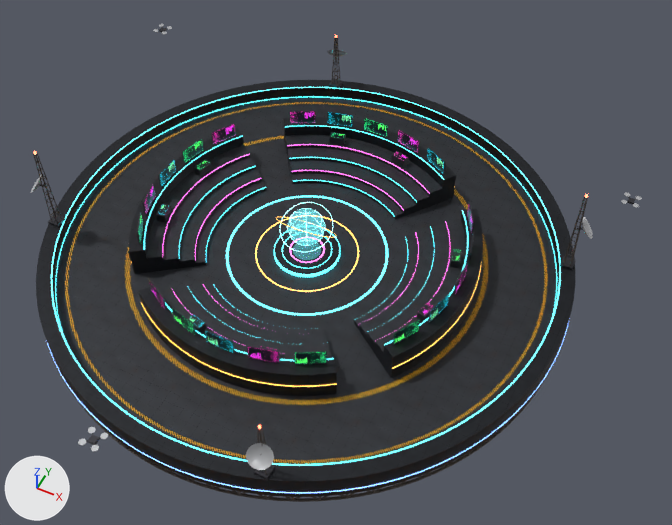
The glTF model assets/arena/sky_arena.glb as it was, and as the next commit left it.
Rendered twice from a camera (50 mm lens) standing at (30.5, -54.6, 68.4) and looking at (3.7, -1.0, 1.3). Arrows for +X, +Y and +Z are at lower left; the lights stay in place. The older version comes first. Where no turn or scale is listed for an object, it has been applied to the vertices. Vertices at exactly the same position are counted once.

In view in the first picture: 'Antenna_3', 'Dais-col', 'Deck-col', 'HoloSphere', 'InnerRing-col', 'Neon', 'Rim-col', 'ScreenFrames', 'Screens', 'Truss' and 10 more.
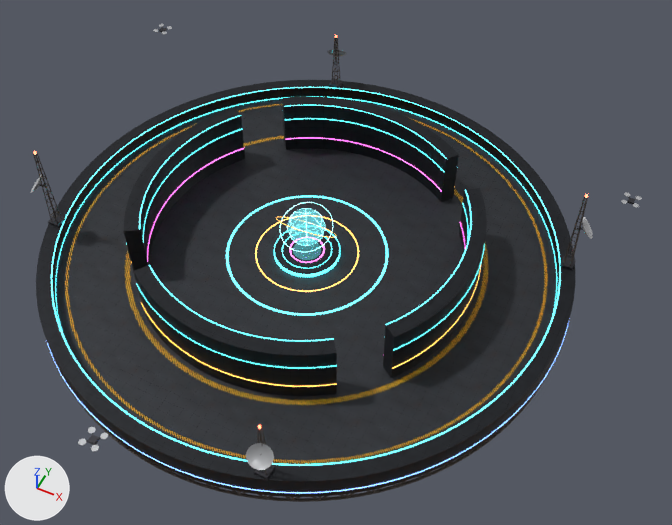
The change, as a list of edits to the scene's bpy script:
```text
Change me_innerring_col:
    remove me_innerring_col.from_pydata(...)  # 1280 vertices, 1752 faces; spans x -17.0..17.0, y -17.0..17.0, z 0.0..3.2
    add me_innerring_col.from_pydata(...)  # 320 vertices, 472 faces; spans x -17.0..17.0, y -17.0..17.0, z 0.0..6.0
    me_innerring_col part 1: 160 vertices moved from x -17.0..17.0, y -17.0..17.0, z 3.2 to x -17.0..17.0, y -17.0..17.0, z 6.0; 960 vertices removed from x -15.5..15.5, y -15.5..15.5, z 0.0..2.0
    me_innerring_col part 2: 304 kept faces spanning x -17.0..17.0, y -17.0..17.0, z 0.0..6.0 get new texture (UV) coordinates
    remove me_innerring_col.materials.append(mat_m_floor)  # picture img_t_floor
Change me_neon:
    remove me_neon.from_pydata(...)  # 3631 vertices, 4248 faces; spans x -26.1..26.1, y -26.1..26.1, z -0.5..3.2
    add me_neon.from_pydata(...)  # 3383 vertices, 3928 faces; spans x -26.1..26.1, y -26.1..26.1, z -0.5..6.0
    me_neon part 3: the loose piece of 62 vertices spanning x -8.3..8.3, y 11.2..14.0, z 1.9 is scaled about its middle by (1.11, 1.11, 1), then moved by (0.0, 1.3, 2.3), in mat_m_neon_cyan (cyan #59f3ff, glowing cyan #59f3ff)
    me_neon part 4: the loose piece of 40 vertices spanning x -9.3..9.3, y 12.5..15.6, z 3.2 is moved by (0.0, 0.0, 2.8)
    me_neon part 5: the loose piece of 62 vertices spanning x -14.0..-11.2, y -8.3..8.3, z 1.9 is scaled about its middle by (1.22, 1.22, 0.789), then moved by (-2.8, 0.0, 2.3), in mat_m_neon_cyan (cyan #59f3ff, glowing cyan #59f3ff)
    me_neon part 6: the loose piece of 62 vertices spanning x -12.5..-10.0, y -7.4..7.4, z 1.4 is scaled about its middle by (1.24, 1.24, 1), then moved by (-2.7, 0.0, 2.8)
    me_neon part 7: the loose piece of 40 vertices spanning x -15.6..-12.5, y -9.3..9.3, z 3.2 is moved by (0.0, 0.0, 2.8)
    me_neon part 8: the loose piece of 40 vertices spanning x -9.3..9.3, y -15.6..-12.5, z 3.2 is moved by (0.0, 0.0, 2.8)
    me_neon part 9: the loose piece of 62 vertices spanning x 11.2..14.0, y -8.3..8.3, z 1.9 is scaled about its middle by (1.22, 1.22, 0.859), then moved by (2.8, 0.0, 2.3), in mat_m_neon_cyan (cyan #59f3ff, glowing cyan #59f3ff)
    me_neon part 10: the loose piece of 62 vertices spanning x 10.0..12.5, y -7.4..7.4, z 1.4 is scaled about its middle by (1.24, 1.24, 1), then moved by (2.7, 0.0, 2.8)
    me_neon part 11: the loose piece of 40 vertices spanning x 12.5..15.6, y -9.3..9.3, z 3.2 is moved by (0.0, 0.0, 2.8)
    me_neon part 12: the loose piece of 62 vertices spanning x -7.4..7.4, y 10.0..12.5, z 1.4 is scaled about its middle by (1.24, 1.24, 1.25), then moved by (0.0, 2.7, 0.1), in mat_m_neon_magenta (pink #ff6ce1, glowing pink #ff6ce1)
    me_neon part 13: the loose piece of 62 vertices spanning x -11.0..-8.8, y -6.5..6.5, z 0.9 is scaled about its middle by (1.41, 1.41, 1.25), then moved by (-4.1, 0.0, 0.7)
    me_neon part 14: the loose piece of 62 vertices spanning x 8.8..11.0, y -6.5..6.5, z 0.9 is scaled about its middle by (1.41, 1.41, 1.25), then moved by (4.1, 0.0, 0.7)
    me_neon part 15: a new loose piece of 62 vertices spanning x -10.1..10.1, y -17.1..-13.7, z 4.2..4.3, in mat_m_neon_cyan (cyan #59f3ff, glowing cyan #59f3ff)
    me_neon part 16: 6 loose pieces with 372 vertices, spanning x -10.0..10.0, y -11.0..11.0, z 0.4..0.9, are deleted
    other edits to the shape of me_neon do not show in these pictures
Remove ob_screenframes:
    ob_screenframes = bpy.data.objects.new('ScreenFrames', me_screenframes)
Remove ob_screens:
    ob_screens = bpy.data.objects.new('Screens', me_screens)
```

What differs and where, as boxes (x1, y1, x2, y2) in the pictures (672 x 525 px; the box of a moved part takes in the faces that stretch with it):
'InnerRing-col', reshaped (7% taller)
    before: (129, 117, 483, 396)
    after: (124, 97, 487, 396)
'Screens', deleted
    before: (138, 112, 473, 364)
    faces in mat_m_screen1: (144, 112, 472, 362)
    faces in mat_m_screen2: (138, 119, 473, 364)
    faces in mat_m_screen0: (158, 112, 449, 353)
'ScreenFrames', deleted
    before: (137, 110, 474, 365)
part 1 of me_innerring_col, reshaped
    before: (129, 117, 483, 375)
    after: (124, 97, 487, 368)
part 2 of me_innerring_col, surface changed
    before: (139, 126, 481, 383)
    after: (134, 105, 485, 383)
part 3 of me_neon, moved or reshaped
    before: (287, 144, 430, 194)
    after: (285, 118, 444, 172)
part 4 of me_neon, moved or reshaped
    before: (286, 125, 444, 180)
    after: (284, 105, 447, 159)
part 5 of me_neon, moved or reshaped (not visible afterwards)
    before: (162, 154, 249, 251)
part 6 of me_neon, moved or reshaped
    before: (179, 166, 255, 248)
    after: (143, 129, 242, 243)
part 7 of me_neon, moved or reshaped
    before: (144, 136, 242, 250)
    after: (139, 115, 241, 229)
part 8 of me_neon, moved or reshaped
    before: (165, 302, 334, 361)
    after: (149, 265, 333, 341)
part 9 of me_neon, moved or reshaped
    before: (375, 221, 450, 341)
    after: (393, 244, 485, 351)
part 10 of me_neon, moved or reshaped
    before: (368, 227, 434, 332)
    after: (384, 203, 468, 337)
part 11 of me_neon, moved or reshaped
    before: (384, 210, 468, 345)
    after: (385, 190, 472, 325)
part 12 of me_neon, moved or reshaped
    before: (289, 157, 417, 202)
    after: (285, 137, 442, 192)
part 13 of me_neon, moved or reshaped
    before: (195, 178, 262, 260)
    after: (147, 148, 244, 262)
part 14 of me_neon, moved or reshaped
    before: (364, 232, 419, 322)
    after: (460, 223, 465, 244)
part 15 of me_neon, added
    after: (136, 283, 337, 369)
part 16 of me_neon, deleted
    before: (204, 170, 408, 329)
